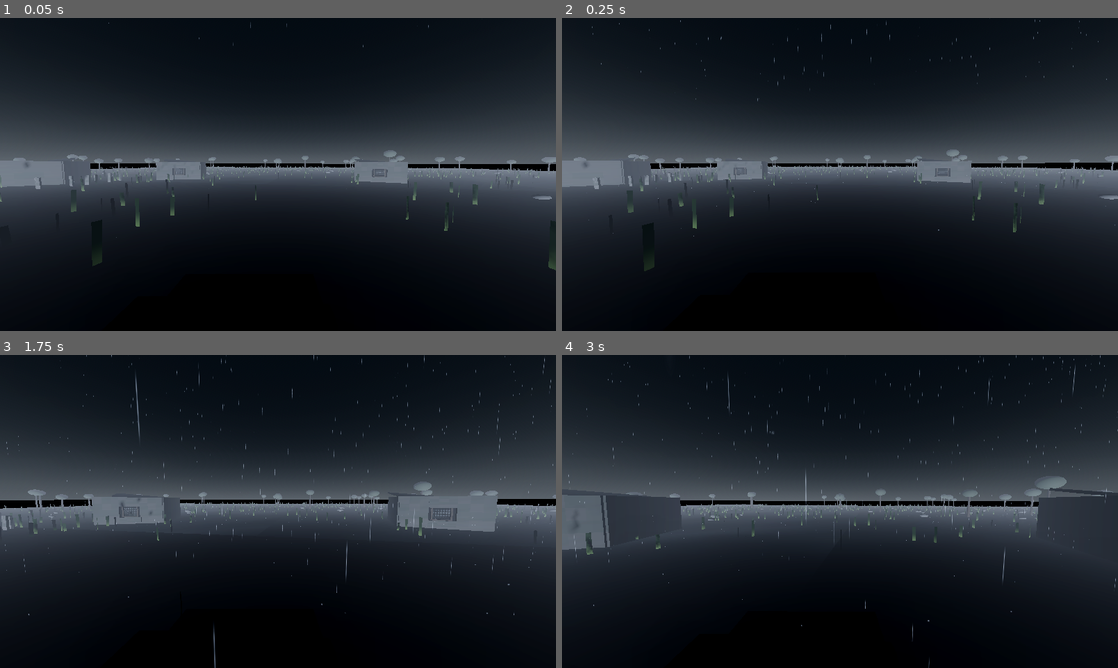
Above: before the commit, frames 1-4 (two rows, left to right).
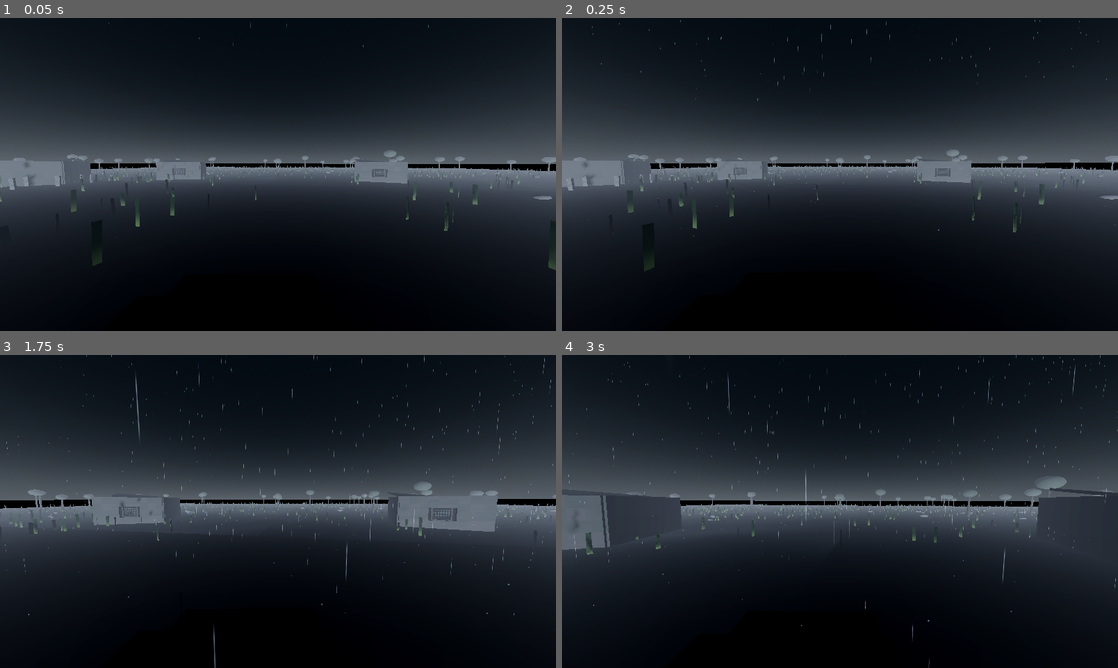
Above: after the commit, the same moments.

Repository: MehmetPeynirci/codename-redwhale
Game: Godot game, scene res://scenes/Main.tscn
Two runs of this game, one before a commit and one after it. Both use one fixed random seed, a clock stepped at 60 frames per second and the inputs below.
Inputs (mouse positions are in pixels of both pictures, inside the frame that each line leads up to):
- Up to frame 1 (0.05 s): no input
- Up to frame 2 (0.25 s): no input
- Up to frame 3 (1.75 s): move the mouse to (305, 511) at 0.52 s; press the mouse at (305, 511) at 0.53 s; hold W (move_forward) from 0.53 s (still down); tap Space (move_jump) at 0.77, 1.52 s; move the mouse to (250, 511) at 1.27 s; release the mouse at (250, 511) at 1.28 s; tap E (interact) at 1.35 s
- Up to frame 4 (3 s): keep holding W (move_forward); move the mouse to (851, 505) at 2.02 s; hold Ctrl (move_crouch) 2.03-2.78 s; move the mouse to (834, 517) at 2.77 s; tap Shift (move_sprint) at 2.85 s; click (834, 517) at 2.92 s

The runs differ from the first frame. In frame 1, 0.1% of the frame differs, in the area x 1-22%, y 49-55%; in frame 2, 0.1%, in the area x 1-22%, y 49-56%; in frame 3, less than 0.1%; in frame 4, nothing differs.

Commit message:
Further reduce gravestones to 34 and tighten cemetery bounds

Diff:
--- a/scripts/village_generator.gd
+++ b/scripts/village_generator.gd
@@ -1,6 +1,6 @@
 extends Node3D
 
-@export var grave_count: int = 48
+@export var grave_count: int = 34
 @export var village_radius: float = 90.0
 @export var tree_count: int = 78
 @export var grass_count: int = 2200
@@ -212,7 +212,7 @@
 	mm.mesh = grave_mesh
 
 	for i in range(grave_count):
-		var local_pos: Vector3 = Vector3(randf_range(-8.0, 8.0), 0.52, randf_range(-12.0, 12.0))
+		var local_pos: Vector3 = Vector3(randf_range(-6.5, 6.5), 0.52, randf_range(-9.5, 9.5))
 		var basis: Basis = Basis.from_euler(Vector3(0.0, randf_range(-0.35, 0.35), randf_range(-0.05, 0.08)))
 		var xform: Transform3D = Transform3D(basis, local_pos)
 		xform = xform.scaled_local(Vector3(randf_range(0.9, 1.2), randf_range(0.75, 1.35), 1.0))
